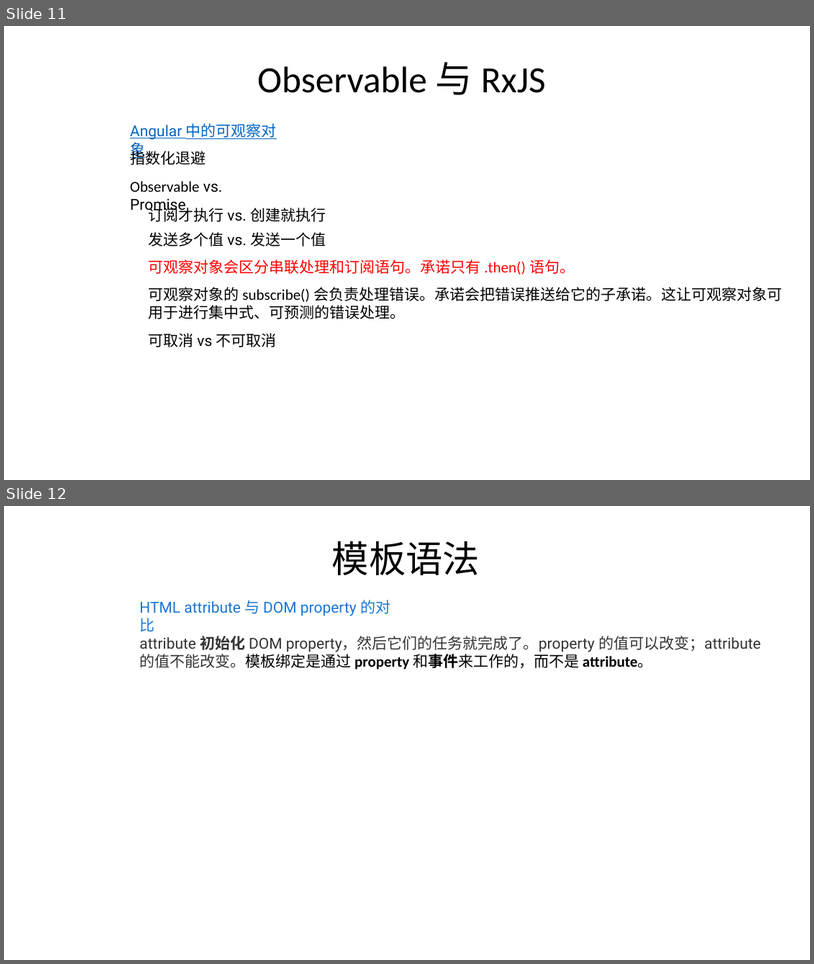
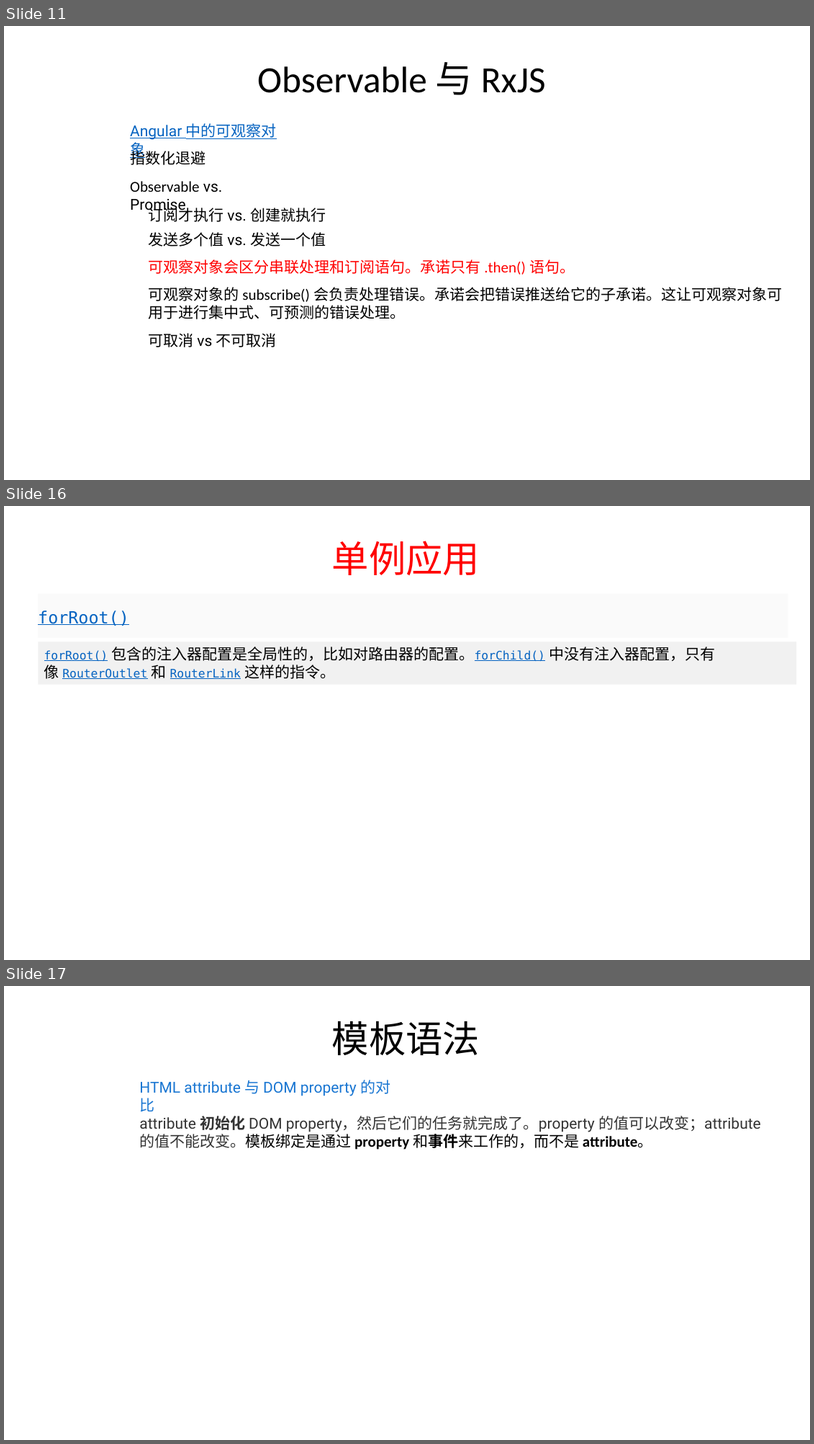
Before and after one commit to FredJiangFei/AngularDemo, a slide deck: Documents/angular.pptx. Shown one above the other, each under a label of ours: slides 11 and 12 before the commit, slides 11, 16 and 17 after it; the slides between them are not shown. The pictures are 814x964 and 814x1444 pixels, drawn with LibreOffice and Linux fonts; fonts in the diff are those of the drawing. Boxes give left, top, right and bottom in pixels: in the first picture for what was removed or moved away, otherwise in the second. Text is boxed around its words. In the diff, an @@ line names an element or a change of style, - is before the commit and + after.

```diff
--- a/Documents/angular.pptx
+++ b/Documents/angular.pptx
@@ slide 16 added at bbox=[4, 506, 810, 960], background #FFFFFF @@
@@ text added at bbox=[332, 541, 480, 575], 44 pt, text #FF0000 @@
+单例应用
@@ text added at bbox=[38, 610, 129, 626], 20 pt, text #0563C1, underline @@
+forRoot()
@@ rectangle added at bbox=[38, 641, 797, 685], fill #F1F1F1, 18 pt, text #000000 @@
+forRoot() 包含的注入器配置是全局性的，比如对路由器的配置。forChild() 中没有注入器配置，只有像 RouterOutlet 和 RouterLink 这样的指令。
@@ what was slide 12 is now slide 17 @@
```
Also in this commit, not shown: 4 other slides added.
